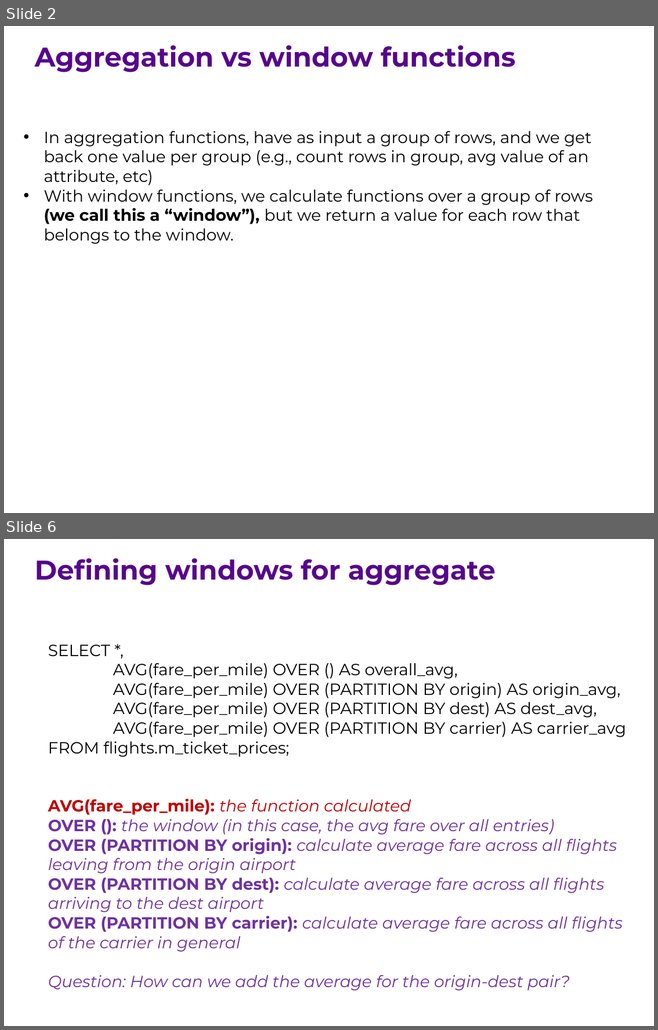
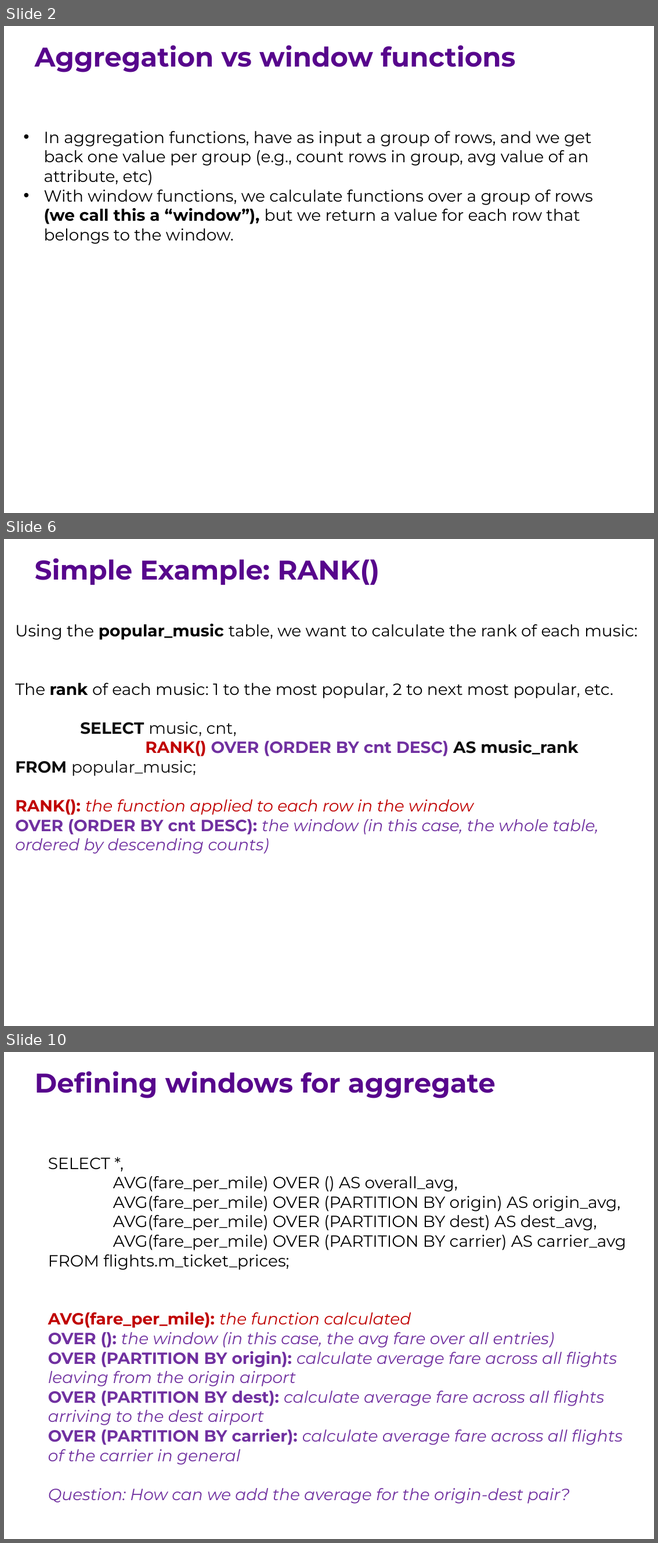
Before and after one commit to ipeirotis/introduction-to-databases, a slide deck: session7/G-Window_queries.pptx. Shown one above the other, each under a label of ours: slides 2 and 6 before the commit, slides 2, 6 and 10 after it; the slides between them are not shown. The pictures are 658x1030 and 658x1543 pixels, drawn with LibreOffice and Linux fonts; fonts in the diff are those of the drawing. Boxes give left, top, right and bottom in pixels: in the first picture for what was removed or moved away, otherwise in the second. Text is boxed around its words. In the diff, an @@ line names an element or a change of style, - is before the commit and + after.

```diff
--- a/session7/G-Window_queries.pptx
+++ b/session7/G-Window_queries.pptx
@@ slide 6 added at <box>4,539,654,1026</box>, background #FFFFFF @@
@@ text added at <box>35,558,379,585</box>, 30 pt, text #57068C, bold @@
+Simple Example: RANK()
@@ text added at <box>15,624,637,854</box>, 18 pt, text #000000 @@
+Using the popular_music table, we want to calculate the rank of each music:
+The rank of each music: 1 to the most popular, 2 to next most popular, etc.
+  SELECT music, cnt,
+  RANK() OVER (ORDER BY cnt DESC) AS music_rank FROM popular_music;
+RANK(): the function applied to each row in the window
+OVER (ORDER BY cnt DESC): the window (in this case, the whole table, ordered by descending counts)
@@ what was slide 6 is now slide 10 @@
```
Also in this commit, not shown: 3 slides changed, 6 other slides added.
